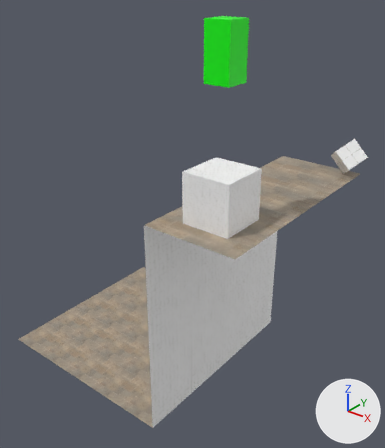
Renders of the glTF model resources/models/mall/mall.gltf from each side of a commit.
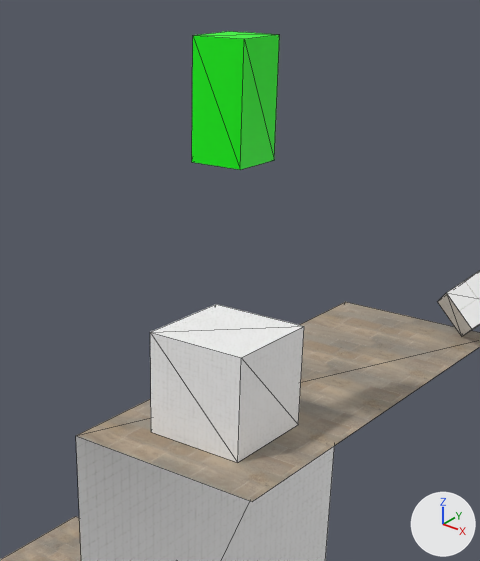
Each version appears first whole from a camera (50 mm lens) standing at (10.25, -17.48, 8.48) and looking at (-3.92, 0.22, -2.5), and next in a close-up on the part from 27% to 92% of the width and 0% to 65% of the height. Every picture has the same lights, and +X, +Y and +Z are marked at lower right. The close-ups show mesh edges as thin lines. Where no turn or scale is listed for an object, it has been applied to the vertices.
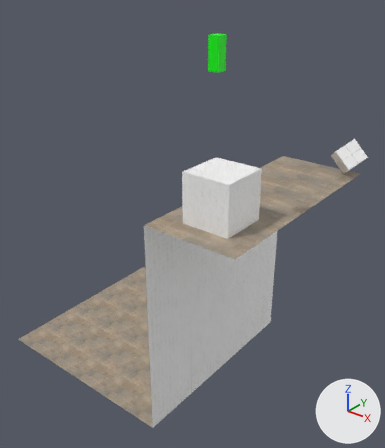
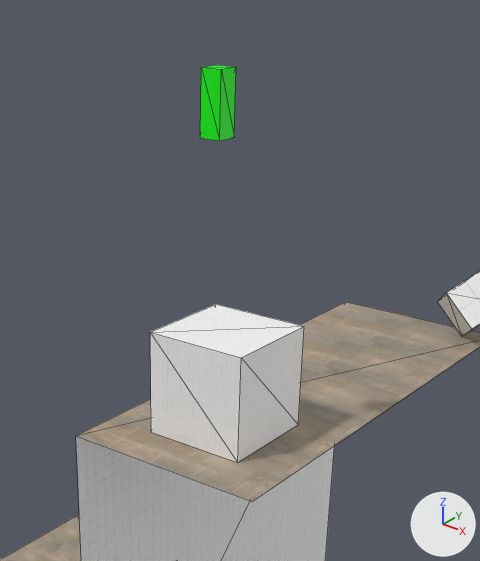
Where the change shows, as pixel boxes [x1, y1, x2, y2] in the close-ups (480 x 561 px):
'Cube.001', rescaled (58% narrower, 45% shorter)
    before: [192, 31, 280, 170]
    after: [200, 65, 236, 141]

What changed in the scene script:
```text
Change ob_cube_001:
    ob_cube_001.scale: (0.5, 0.5, 1.0) -> (0.2, 0.2, 0.55)
```
